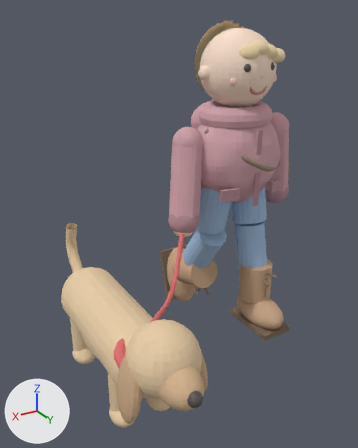
Before and after pictures for a commit that changed the glTF model assets/models/46-woman-walking-dog/46-woman-walking-dog.glb.
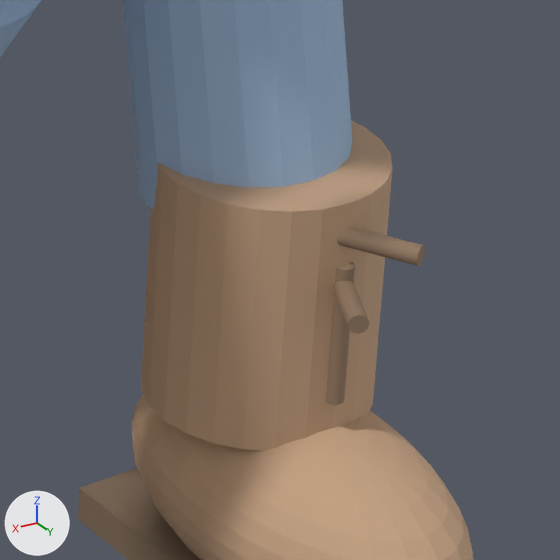
The first picture shows the older version from a camera (50 mm lens) standing at (0.812, 1.067, 0.9) and looking at (0.225, 0.088, 0.411). The close-ups show the older and then the newer version on the part from 61% to 82% of the width and 54% to 71% of the height of that picture. Only the edits that show in the close-ups are written down. The lights are fixed; the arrows at lower left show +X, +Y and +Z. Where no turn or scale is listed for an object, it has been applied to the vertices. Vertices at exactly the same position are counted once.

Before the edit, the objects in view are built like this:
```python
me_cylinder_004 = bpy.data.meshes.new('Cylinder.004')
me_cylinder_004.from_pydata(...)  # 40 vertices, 76 faces; spans x -0.044..0.044, y -0.058..0.058, z -0.078..0.078
me_cylinder_004.materials.append(mat_jeans)  # blue #a2bfdf
me_cylinder_006 = bpy.data.meshes.new('Cylinder.006')
me_cylinder_006.from_pydata(...)  # 48 vertices, 92 faces; spans x -0.0185..0.0185, y -0.0292..0.0292, z -0.0042..0.0042
me_cylinder_006.materials.append(mat_lace)  # brown #957c65
me_cylinder_007 = bpy.data.meshes.new('Cylinder.007')
me_cylinder_007.from_pydata(...)  # 48 vertices, 92 faces; spans x -0.0185..0.0185, y -0.0292..0.0292, z -0.0042..0.0042
me_cylinder_007.materials.append(mat_lace)  # brown #957c65
me_cylinder_008 = bpy.data.meshes.new('Cylinder.008')
me_cylinder_008.from_pydata(...)  # a 24-sided cylinder along z spanning x -0.0042..0.0042, y -0.0042..0.0042, z -0.031..0.031
me_cylinder_008.materials.append(mat_lace)  # brown #957c65
ob_lace_l_0 = bpy.data.objects.new('Lace_L_0', me_cylinder_006)
ob_lace_l_0.location = (-0.062, 0.1044, 0.1936)
ob_lace_l_1 = bpy.data.objects.new('Lace_L_1', me_cylinder_007)
ob_lace_l_1.location = (-0.062, 0.1044, 0.1716)
ob_lace_l_2 = bpy.data.objects.new('Lace_L_2', me_cylinder_008)
ob_lace_l_2.location = (-0.062, 0.1044, 0.1496)
ob_shin_l = bpy.data.objects.new('Shin_L', me_cylinder_004)
ob_shin_l.location = (-0.062, 0.0278, 0.2556)
# also in view: 'BootShaft_L' at (-0.062, 0.057, 0.154); 'BootFoot_L' at (-0.062, 0.087, 0.064); 'BootSole_L' at (-0.062, 0.087, 0.028); 'Shin_R' at (0.062, -0.039, 0.258)
```
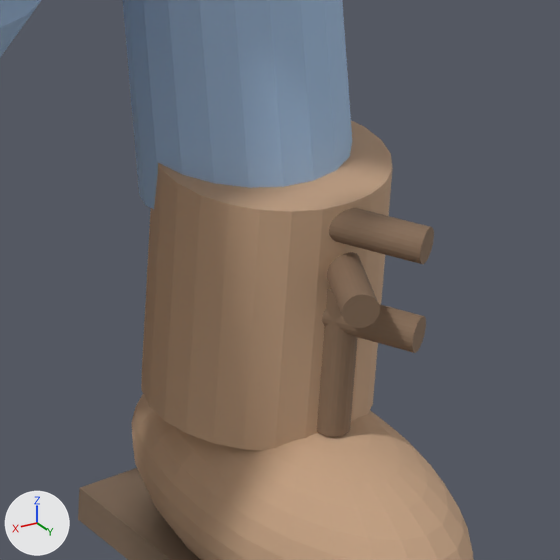
Where the newer file only moved an object's origin or applied its transform, the numbers keep the older frame.

The edits, one by one:
me_cylinder_006 is used by ob_lace_l_0; location (-0.062, 0.1044, 0.1936).
me_cylinder_006 had 48 vertices, 92 faces and spanned x -0.0185..0.0185, y -0.0292..0.0292, z -0.0042..0.0042.
me_cylinder_006 now has 48 vertices, 92 faces and spans x -0.0224..0.0224, y -0.0326..0.0326, z -0.0075..0.0075.
me_cylinder_006 part 1: the whole mesh is multiplied about its middle by the matrix ((1.62, 0.303, 0.0), (0.303, 1.23, 0.0), (0.0, 0.0, 1.786)).
me_cylinder_007 is used by ob_lace_l_1; location (-0.062, 0.1044, 0.1716).
me_cylinder_007 had 48 vertices, 92 faces and spanned x -0.0185..0.0185, y -0.0292..0.0292, z -0.0042..0.0042.
me_cylinder_007 now has 48 vertices, 92 faces and spans x -0.0224..0.0224, y -0.0326..0.0326, z -0.0075..0.0075.
me_cylinder_007 part 2: the whole mesh is multiplied about its middle by the matrix ((1.62, -0.303, 0.0), (-0.303, 1.23, 0.0), (0.0, 0.0, 1.786)).
me_cylinder_008 is used by ob_lace_l_2; location (-0.062, 0.1044, 0.1496).
me_cylinder_008 had 48 vertices, 92 faces and spanned x -0.0042..0.0042, y -0.0042..0.0042, z -0.031..0.031.
me_cylinder_008 now has 48 vertices, 92 faces and spans x -0.0224..0.0224, y -0.0326..0.0326, z 0.0015..0.0165.
me_cylinder_008 part 3: the whole mesh is multiplied about its middle by the matrix ((1.567, 0.0, 0.51), (0.856, 0.0, -0.934), (0.0, 1.786, 0.0)), then moved by (0.0, 0.0, 0.009).
Mesh me_cylinder_009_1 is new.
It is a 24-sided cylinder along z spanning x -0.0075..0.0075, y -0.0075..0.0075, z -0.033..0.033.
It uses material mat_lace (brown #896f59).
Object 'Lace_L_0' (ob_lace_l_0) moves from (-0.062, 0.1044, 0.1936) to (-0.062, 0.1044, 0.1986).
Object 'Lace_L_1' (ob_lace_l_1) moves from (-0.062, 0.1044, 0.1716) to (-0.062, 0.1044, 0.1786).
Object 'Lace_L_3' (ob_lace_l_3) is new; it shows me_cylinder_009_1.
Its location is (-0.062, 0.1044, 0.1386).

Pixel boxes [x1, y1, x2, y2] of what changed, in the close-ups (560 x 560 px):
'Lace_L_2', reshaped: before [326, 262, 355, 405]; after [322, 304, 426, 353]
'Lace_L_0', reshaped, moved (19% wider, 43% taller): before [337, 227, 425, 266]; after [329, 208, 434, 264]
'Lace_L_3', added (brown): after [317, 288, 358, 437]
'Lace_L_1', reshaped, moved: before [333, 281, 369, 334]; after [327, 252, 380, 328]
